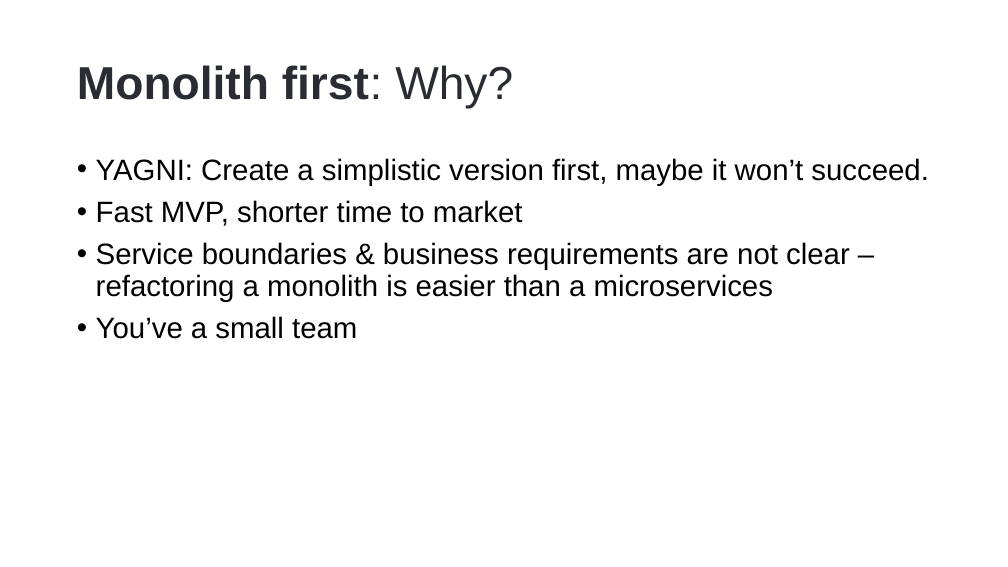
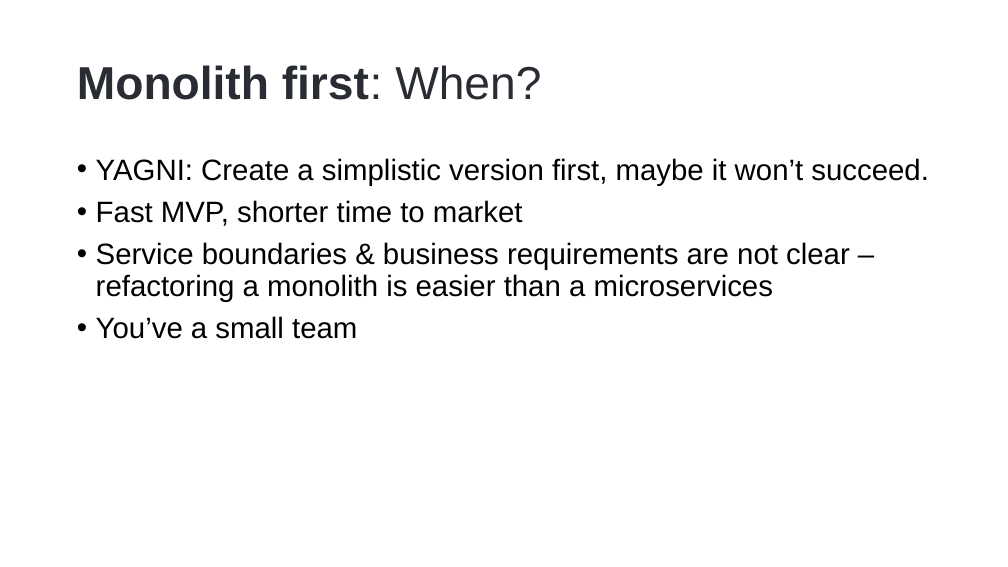
Before and after one commit to hikalkan/presentations, a slide deck: slide 8 of 2024-05-09 Designing Monolith First for Microservice Architecture/Monolith First Presentation.pptx. Drawn at 1008x567 pixels with LibreOffice and Linux fonts; fonts in the diff are those of the drawing; background and template pictures are left out. Boxes give left, top, right and bottom in pixels: in the first picture for what was removed or moved away, otherwise in the second. Text is boxed around its words. In the diff, an @@ line names an element or a change of style, - is before the commit and + after.

```diff
--- a/2024-05-09 Designing Monolith First for Microservice Architecture/Monolith First Presentation.pptx
+++ b/2024-05-09 Designing Monolith First for Microservice Architecture/Monolith First Presentation.pptx
@@ title at [77, 65, 541, 100]: text changed @@
-Monolith first: Why?
+Monolith first: When?
```
Also in this commit, not shown: 1 other slide changed.
